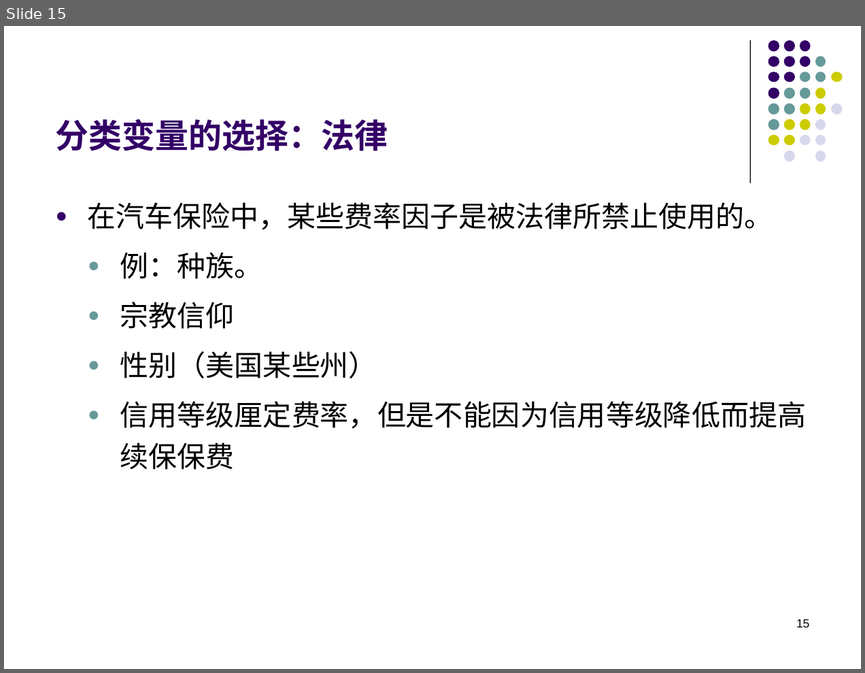
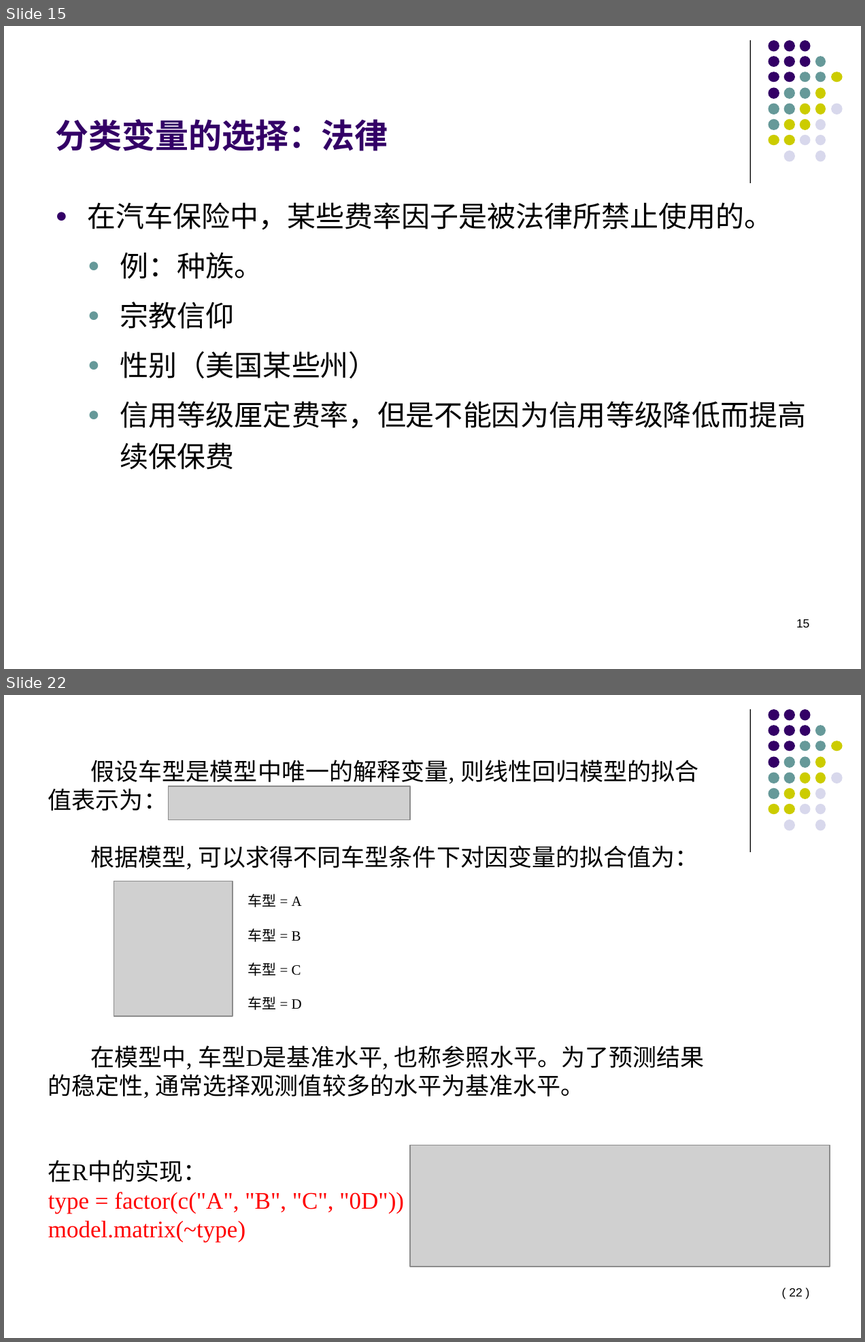
Before and after one commit to lizhengxiao/Non-life-Insurance-Actuarial-Science, a slide deck: Lectures/7 - Classification Rating and Generalized Linear Models.pptx. Shown one above the other, each under a label of ours: slide 15 before the commit, slides 15 and 22 after it; the slides between them are not shown. The pictures are 865x673 and 865x1342 pixels, drawn with LibreOffice and Linux fonts; fonts in the diff are those of the drawing; grey boxes stand for pictures. Boxes give left, top, right and bottom in pixels: in the first picture for what was removed or moved away, otherwise in the second. Text is boxed around its words. In the diff, an @@ line names an element or a change of style, - is before the commit and + after.

```diff
--- a/Lectures/7 - Classification Rating and Generalized Linear Models.pptx
+++ b/Lectures/7 - Classification Rating and Generalized Linear Models.pptx
@@ slide 22 added at <box>4,695,861,1338</box>, background #FFFFFF; not listed: 32 template elements that a slide beside it also shows @@
@@ text added at <box>48,760,704,1242</box>, 20 pt, text #000000 @@
+假设车型是模型中唯一的解释变量, 则线性回归模型的拟合值表示为：
+根据模型, 可以求得不同车型条件下对因变量的拟合值为：
+在模型中, 车型D是基准水平, 也称参照水平。为了预测结果的稳定性, 通常选择观测值较多的水平为基准水平。
+在R中的实现：
+type = factor(c("A", "B", "C", "0D"))
+model.matrix(~type)
@@ picture added at <box>169,786,410,819</box> @@
@@ picture added at <box>113,881,232,1015</box> @@
@@ text added at <box>248,894,302,1010</box>, 12 pt, text #000000 @@
+车型 = A
+车型 = B
+车型 = C
+车型 = D
@@ picture added at <box>410,1145,830,1266</box> @@
@@ page number added at <box>789,1287,802,1296</box>, 10 pt, text #000000 @@
+( 22 )
```
Also in this commit, not shown: 7 slides changed, 38 other slides added, 2 other files.
